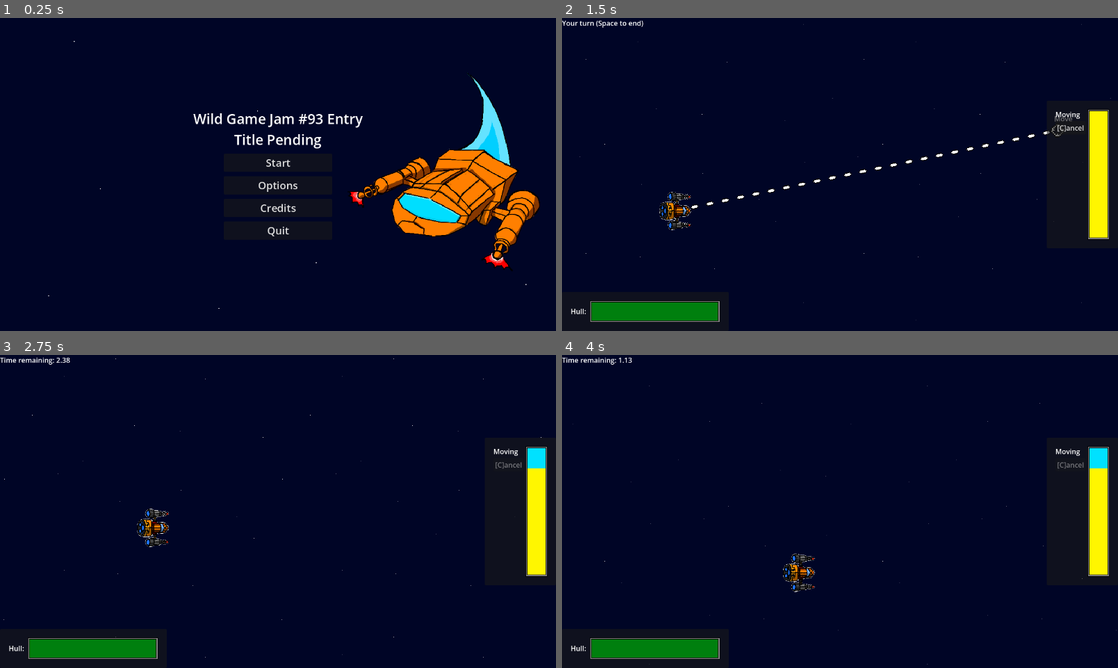
Above: before the commit, frames 1-4 (two rows, left to right).
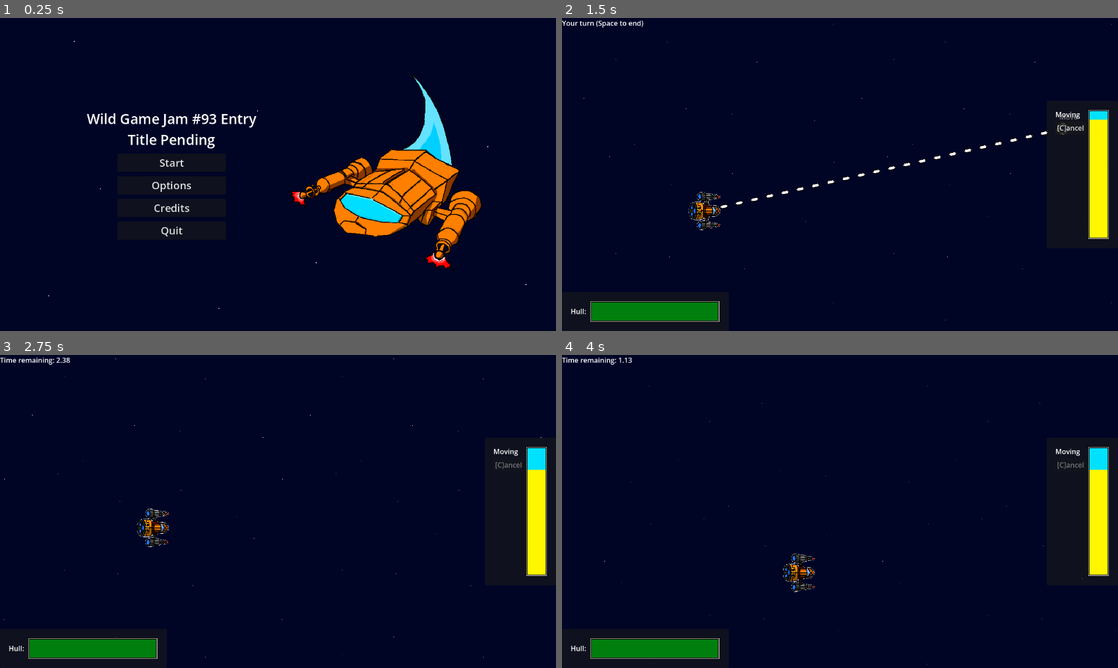
Above: after the commit, the same moments.

Repository: Sadathy/Wild-Jam-93
Game: Godot game, scene res://Scenes/main.tscn
Same seed, same stepped clock (60 frames per second), same inputs: the game is played once before the commit and once after it.
Inputs (mouse positions are in pixels of both pictures, inside the frame that each line leads up to):
- Up to frame 1 (0.25 s): no input
- Up to frame 2 (1.5 s): click "Start" at 0.5 s; click "[M]ove" at 1.25 s
- Up to frame 3 (2.75 s): tap Enter (ui_accept) at 2, 2.27 s; move the mouse to (400, 495) at 2.02 s; hold Right (ui_right) from 2.03 s (still down); tap Space (next_turn) at 2.1 s
- Up to frame 4 (4 s): move the mouse to (728, 527) at 2.77 s; click (728, 527) at 2.85 s; tap Enter (ui_accept) at 3.02 s; move the mouse to (895, 442) at 3.52 s; release Right (ui_right) at 3.53 s; hold Left (ui_left) from 3.53 s (still down); tap A (plot_attack) at 3.6 s

The runs differ from the first frame. In frame 1, 12% of the frame differs, in the area x 15-98%, y 17-81%; in frame 2, 1.6%; in frame 3, less than 0.1%; in frame 4, less than 0.1%.

Commit message:
Main menu updates

Diff:
--- a/wild-jam-93-project/Scenes/Menus/Main_Menu.tscn
+++ b/wild-jam-93-project/Scenes/Menus/Main_Menu.tscn
@@ -18,10 +18,9 @@
 [node name="Main" type="PanelContainer" parent="Control" unique_id=1055350293]
 unique_name_in_owner = true
 layout_mode = 1
-anchors_preset = 15
-anchor_right = 1.0
-anchor_bottom = 1.0
-grow_horizontal = 2
+anchors_preset = 9
+anchor_bottom = 1.0
+offset_right = 450.0
 grow_vertical = 2
 script = ExtResource("1_n6o43")
 
@@ -33,7 +32,7 @@
 [node name="MarginContainer" type="MarginContainer" parent="Control/Main" unique_id=732248608]
 layout_mode = 2
 size_flags_horizontal = 4
-theme_override_constants/margin_left = 30
+theme_override_constants/margin_left = 200
 theme_override_constants/margin_top = 30
 theme_override_constants/margin_right = 30
 theme_override_constants/margin_bottom = 30
@@ -86,7 +85,7 @@
 text = "Quit"
 
 [node name="TitleScreenShip" type="Sprite2D" parent="Control/Main" unique_id=1000869549]
-position = Vector2(1034.0001, 343)
+position = Vector2(900, 343)
 scale = Vector2(1.0784248, 1.0784248)
 texture = ExtResource("2_6pxni")
 
@@ -94,16 +93,20 @@
 unique_name_in_owner = true
 visible = false
 layout_mode = 1
-anchors_preset = 15
-anchor_right = 1.0
-anchor_bottom = 1.0
-grow_horizontal = 2
-grow_vertical = 2
+anchors_preset = 9
+anchor_bottom = 1.0
+offset_right = 326.0
+grow_vertical = 2
+
+[node name="SpaceBackground" type="Sprite2D" parent="Control/Credits" unique_id=420895234]
+position = Vector2(641, 439)
+scale = Vector2(2.0551128, 2.0551128)
+texture = ExtResource("3_invnu")
 
 [node name="MarginContainer" type="MarginContainer" parent="Control/Credits" unique_id=714526193]
 layout_mode = 2
 size_flags_horizontal = 4
-theme_override_constants/margin_left = 30
+theme_override_constants/margin_left = 200
 theme_override_constants/margin_top = 30
 theme_override_constants/margin_right = 30
 theme_override_constants/margin_bottom = 30
@@ -117,25 +120,33 @@
 Sadathy
 Sugar Riot
 
-Made with Godot
-<Insert license here>"
+Made with Godot"
 horizontal_alignment = 1
 
+[node name="TitleScreenShip" type="Sprite2D" parent="Control/Credits" unique_id=879808064]
+position = Vector2(900, 343)
+scale = Vector2(1.0784248, 1.0784248)
+texture = ExtResource("2_6pxni")
+
 [node name="Options" type="PanelContainer" parent="Control" unique_id=177546919]
 unique_name_in_owner = true
 visible = false
 layout_mode = 1
-anchors_preset = 15
-anchor_right = 1.0
-anchor_bottom = 1.0
-grow_horizontal = 2
+anchors_preset = 9
+anchor_bottom = 1.0
+offset_right = 414.0
 grow_vertical = 2
 script = ExtResource("2_dlmu3")
 
+[node name="SpaceBackground" type="Sprite2D" parent="Control/Options" unique_id=793989644]
+position = Vector2(641, 439)
+scale = Vector2(2.0551128, 2.0551128)
+texture = ExtResource("3_invnu")
+
 [node name="MarginContainer" type="MarginContainer" parent="Control/Options" unique_id=1878110724]
 layout_mode = 2
 size_flags_horizontal = 4
-theme_override_constants/margin_left = 30
+theme_override_constants/margin_left = 200
 theme_override_constants/margin_top = 30
 theme_override_constants/margin_right = 30
 theme_override_constants/margin_bottom = 30
@@ -184,6 +195,11 @@
 tick_count = 10
 ticks_position = 3
 
+[node name="TitleScreenShip" type="Sprite2D" parent="Control/Options" unique_id=444095094]
+position = Vector2(900, 343)
+scale = Vector2(1.0784248, 1.0784248)
+texture = ExtResource("2_6pxni")
+
 [node name="ButtonReturn" type="Button" parent="Control" unique_id=1274857121]
 unique_name_in_owner = true
 visible = false
